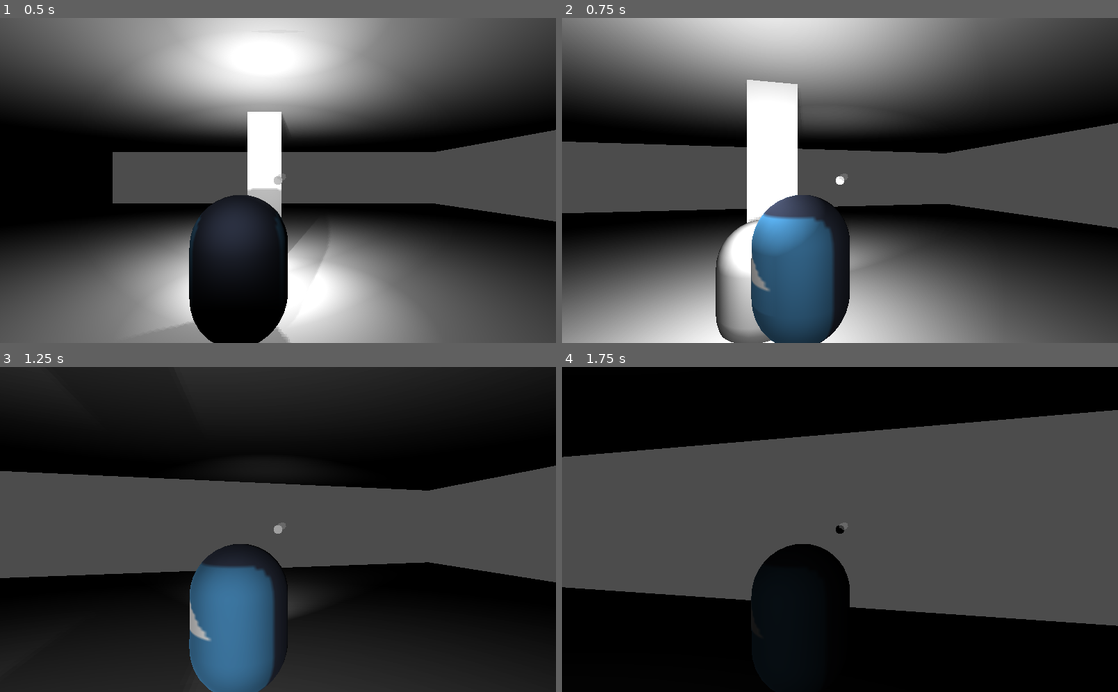
Above: before the commit, frames 1-4 (two rows, left to right).
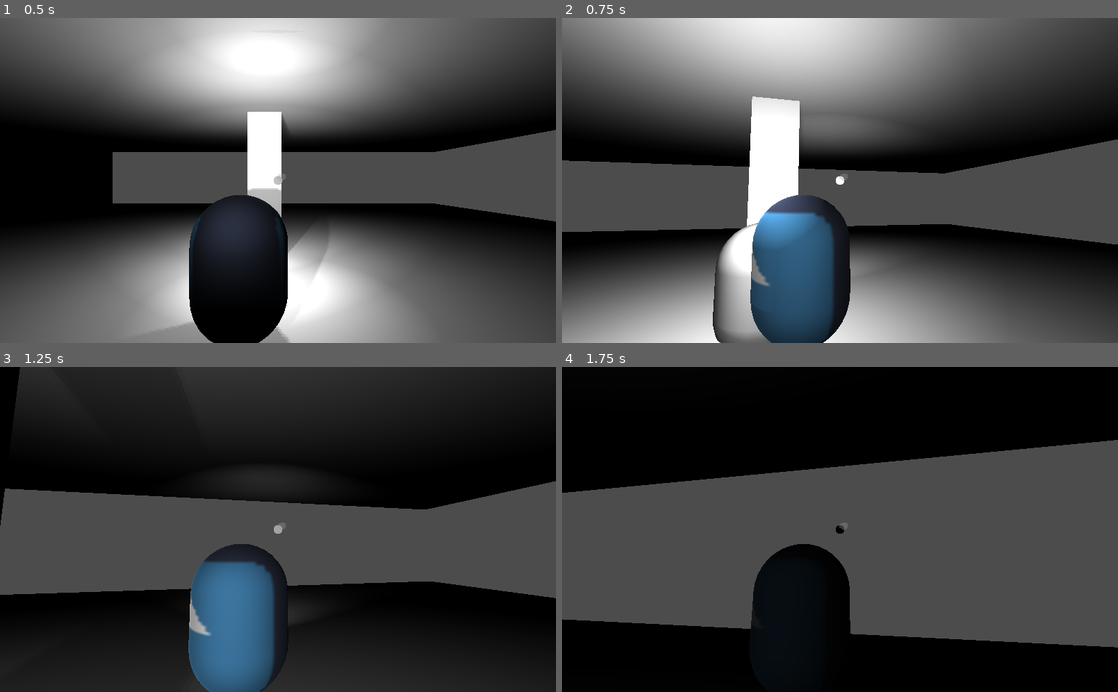
Above: after the commit, the same moments.

Repository: brennosouza/VS-Stealth
Game: Godot game, scene res://scenes/levels/test_level.tscn
Same seed, same stepped clock (60 frames per second), same inputs: the game is played once before the commit and once after it. The engine's default icon, where the game draws it, is replaced by a stand-in: a white triangle on a blue panel in a dark square.
Inputs (mouse positions are in pixels of both pictures, inside the frame that each line leads up to):
- Up to frame 1 (0.5 s): no input
- Up to frame 2 (0.75 s): tap Enter at 0.5 s; move the mouse to (867, 180) at 0.52 s; hold Up (ui_up) from 0.53 s (still down); click (867, 180) at 0.6 s
- Up to frame 3 (1.25 s): keep holding Up (ui_up)
- Up to frame 4 (1.75 s): keep holding Up (ui_up); move the mouse to (812, 529) at 1.27 s; tap F (flashlight) at 1.35 s; click (812, 529) at 1.55 s

Frame 1 is identical in both runs. In frame 2, 25% of the frame differs, in the area x 0-100%, y 10-100%; in frame 3, 11%; in frame 4, 17%.

Commit message:
Recoil da arma e raycast (falta implementar)

Diff:
--- a/scenes/characters/Player.gd
+++ b/scenes/characters/Player.gd
@@ -102,6 +102,7 @@
 		$Camroot/Helper/Camera/Gun/audiobullet.play()
 
 		$Camroot/Helper/Camera/Gun/AnimationPlayer.play("muzzle_flash")
+		$Camroot/Helper.rotate_x(0.1)
 
 #	if movement.x != 0 || movement.x != 0:
 #		footstepsplayer.play()
--- a/scenes/characters/Player.tscn
+++ b/scenes/characters/Player.tscn
@@ -93,6 +93,11 @@
 [node name="AnimationPlayer" type="AnimationPlayer" parent="Camroot/Helper/Camera/Gun"]
 anims/muzzle_flash = SubResource( 6 )
 
+[node name="RayCast" type="RayCast" parent="Camroot/Helper/Camera"]
+transform = Transform( 1, 0, 0, 0, 1, 0, 0, 0, 1, -4.17233e-07, 0, -5.78326 )
+enabled = true
+cast_to = Vector3( 0, 0, -1000 )
+
 [node name="FootstepsPlayer" type="AudioStreamPlayer3D" parent="."]
 stream = ExtResource( 2 )
 
